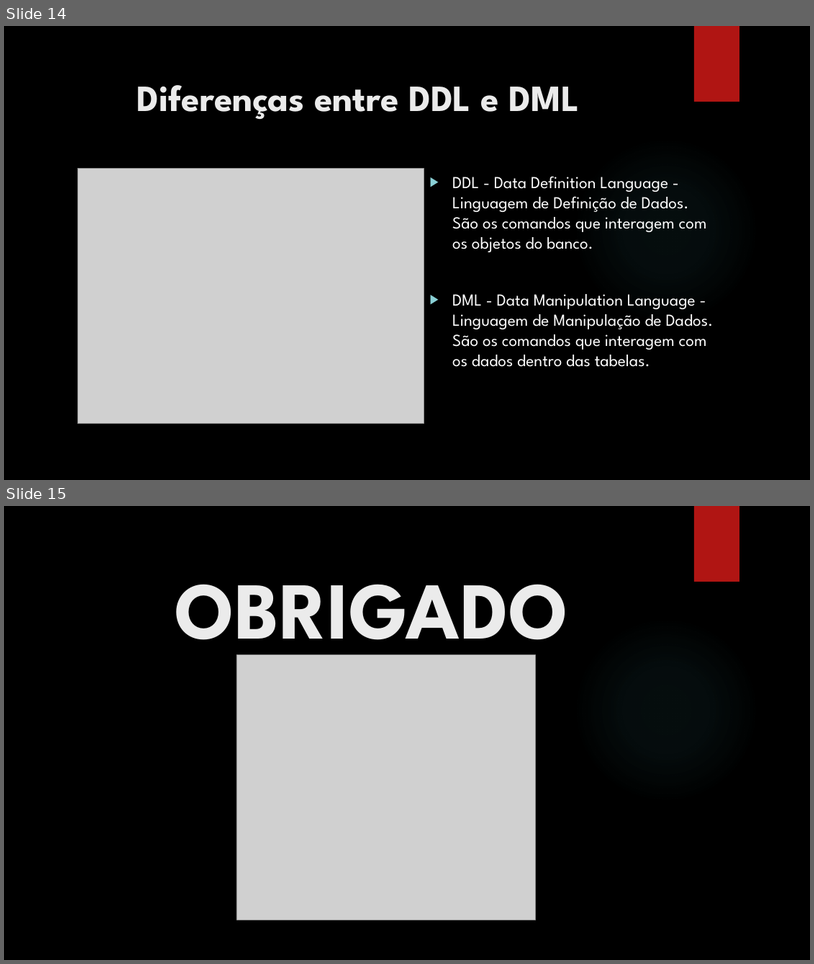
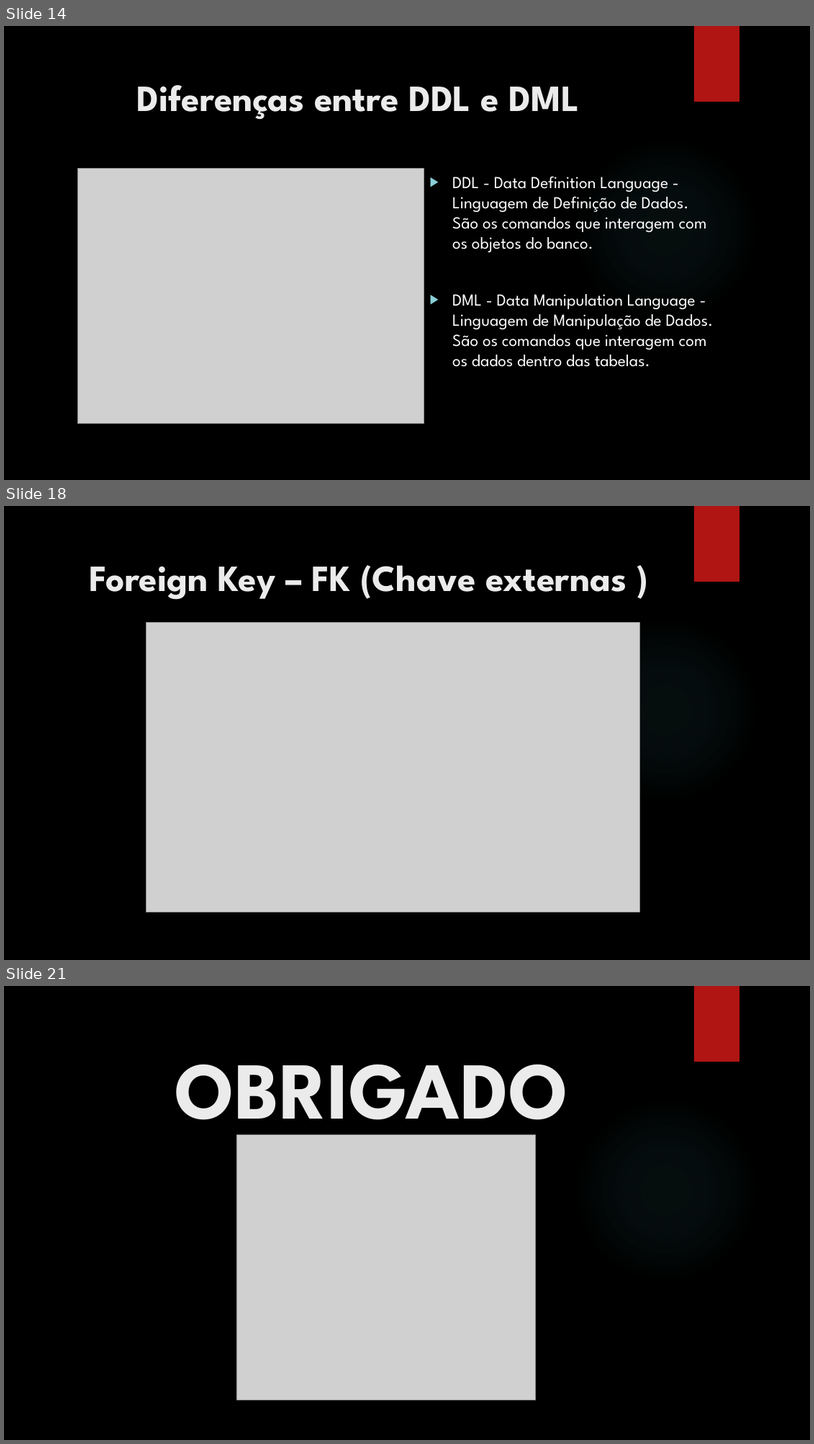
Before and after one commit to francielisabreu/BecaJava.-Aulajava02, a slide deck: SQL_aula1.pptx. Shown one above the other, each under a label of ours: slides 14 and 15 before the commit, slides 14, 18 and 21 after it; the slides between them are not shown. The pictures are 814x964 and 814x1444 pixels, drawn with LibreOffice and Linux fonts; fonts in the diff are those of the drawing; grey boxes stand for pictures; background and template pictures are left out. Boxes give left, top, right and bottom in pixels: in the first picture for what was removed or moved away, otherwise in the second. Text is boxed around its words. In the diff, an @@ line names an element or a change of style, - is before the commit and + after.

```diff
--- a/SQL_aula1.pptx
+++ b/SQL_aula1.pptx
@@ slide 18 added at [4,506,810,960], background picture (left out); not listed: 2 template elements that a slide beside it also shows @@
@@ title added at [89,565,627,600], 44 pt, text #EBEBEB, bold @@
+Foreign Key – FK (Chave externas )
@@ picture added at [146,622,640,911] @@
@@ what was slide 15 is now slide 21 @@
```
Also in this commit, not shown: 5 other slides added.
